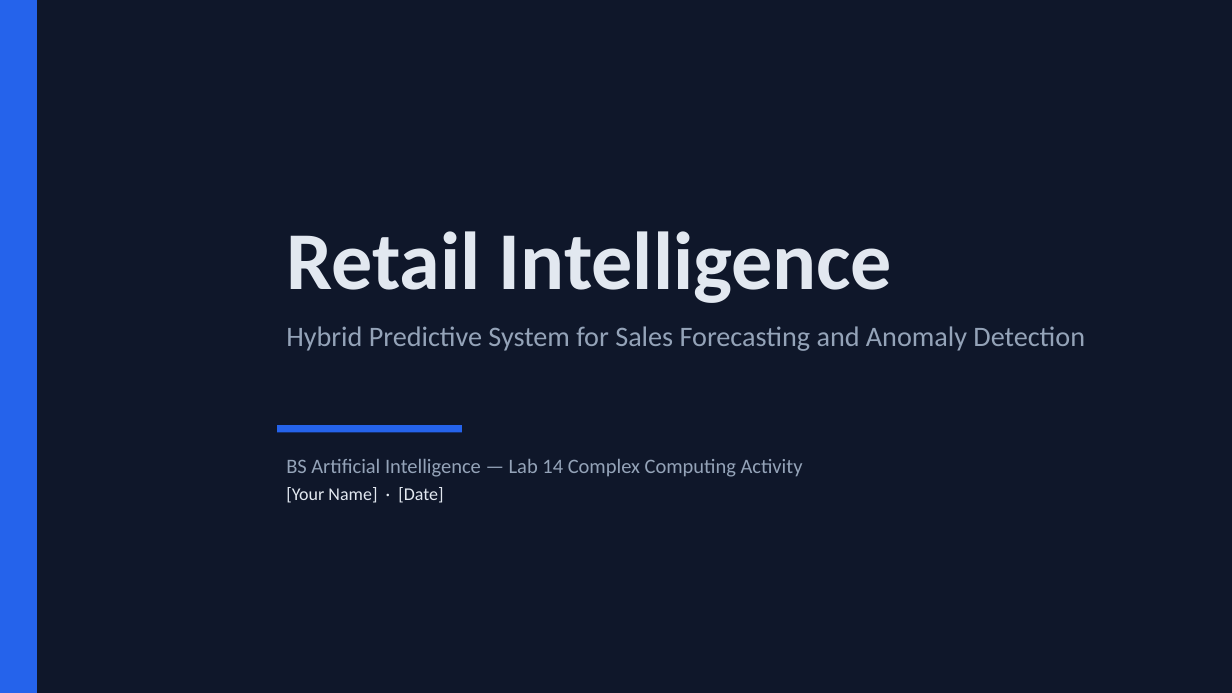
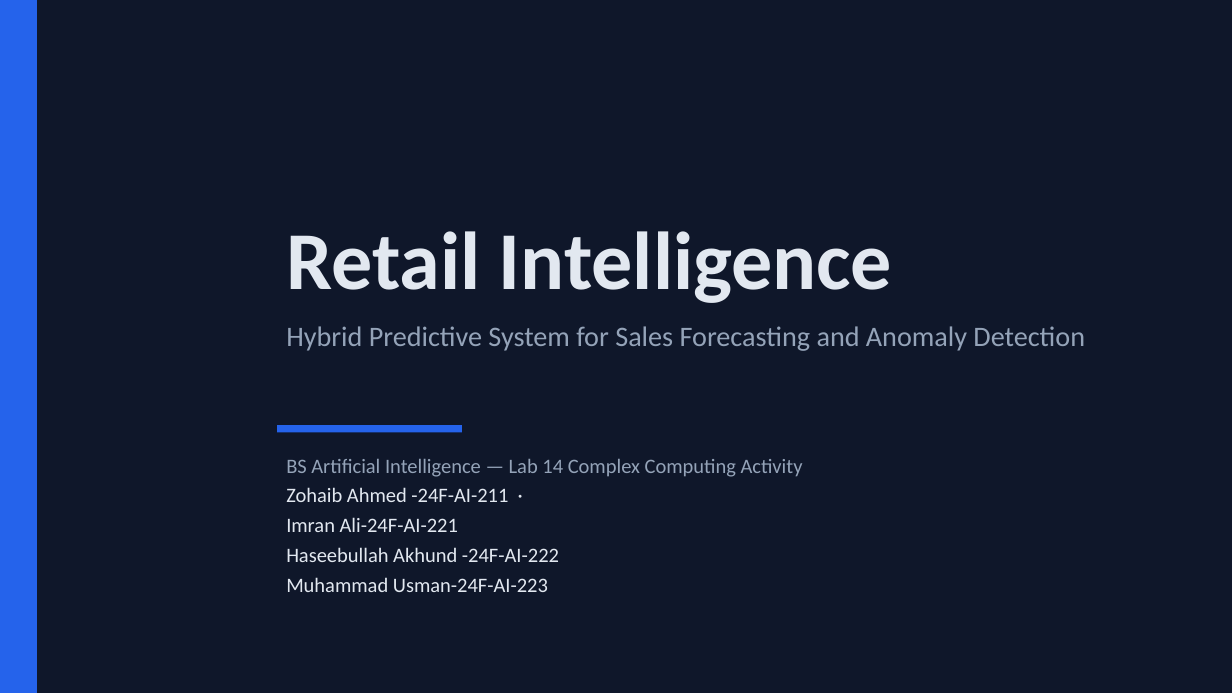
Before and after one commit to zohaibahmedshaikh32-coder/Hybrid_Sales_Intelligence, a slide deck: slide 1 of Retail_Intelligence_Presentation.pptx. Drawn at 1232x693 pixels with LibreOffice and Linux fonts; fonts in the diff are those of the drawing. Boxes give left, top, right and bottom in pixels: in the first picture for what was removed or moved away, otherwise in the second. Text is boxed around its words. In the diff, an @@ line names an element or a change of style, - is before the commit and + after.

Commit message:
Update ppt

```diff
--- a/Retail_Intelligence_Presentation.pptx
+++ b/Retail_Intelligence_Presentation.pptx
@@ text at (286, 487, 559, 592): text changed; size 14 to 16 pt @@
-[Your Name] · [Date]
+Zohaib Ahmed -24F-AI-211 ·
+Imran Ali-24F-AI-221
+Haseebullah Akhund -24F-AI-222
+Muhammad Usman-24F-AI-223
```
Also in this commit, not shown: 1 other slide changed.
